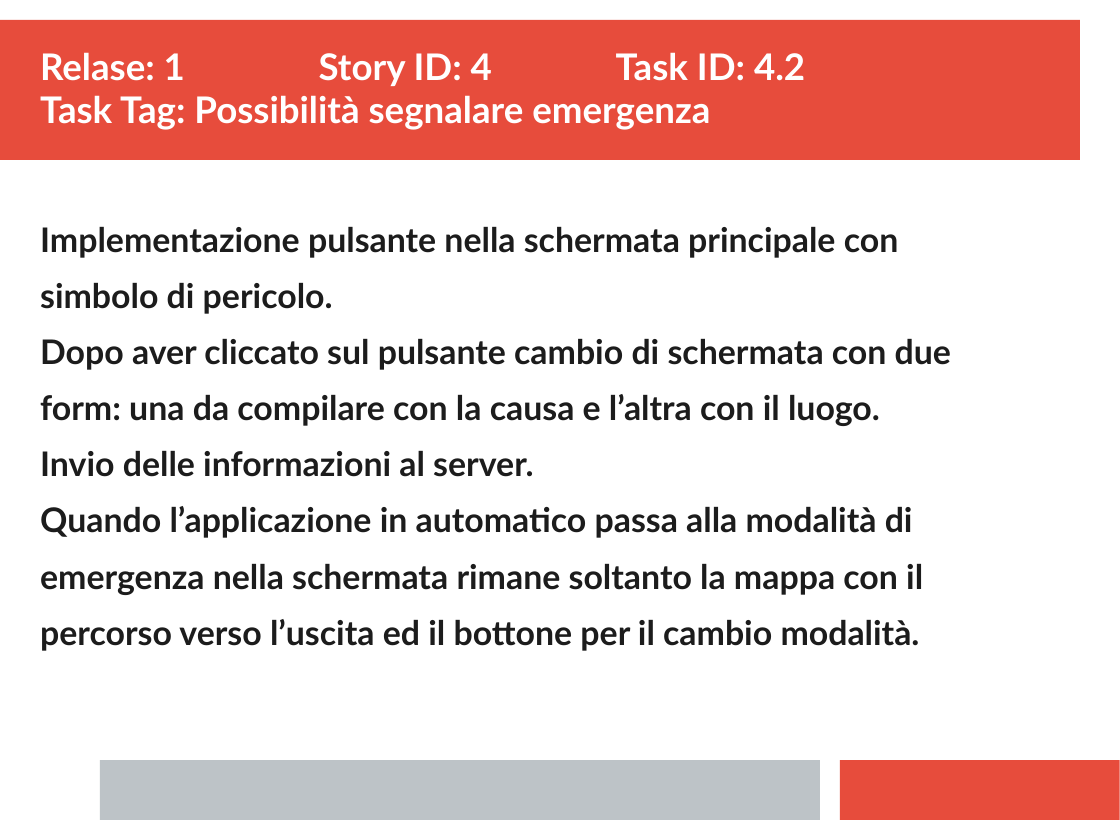
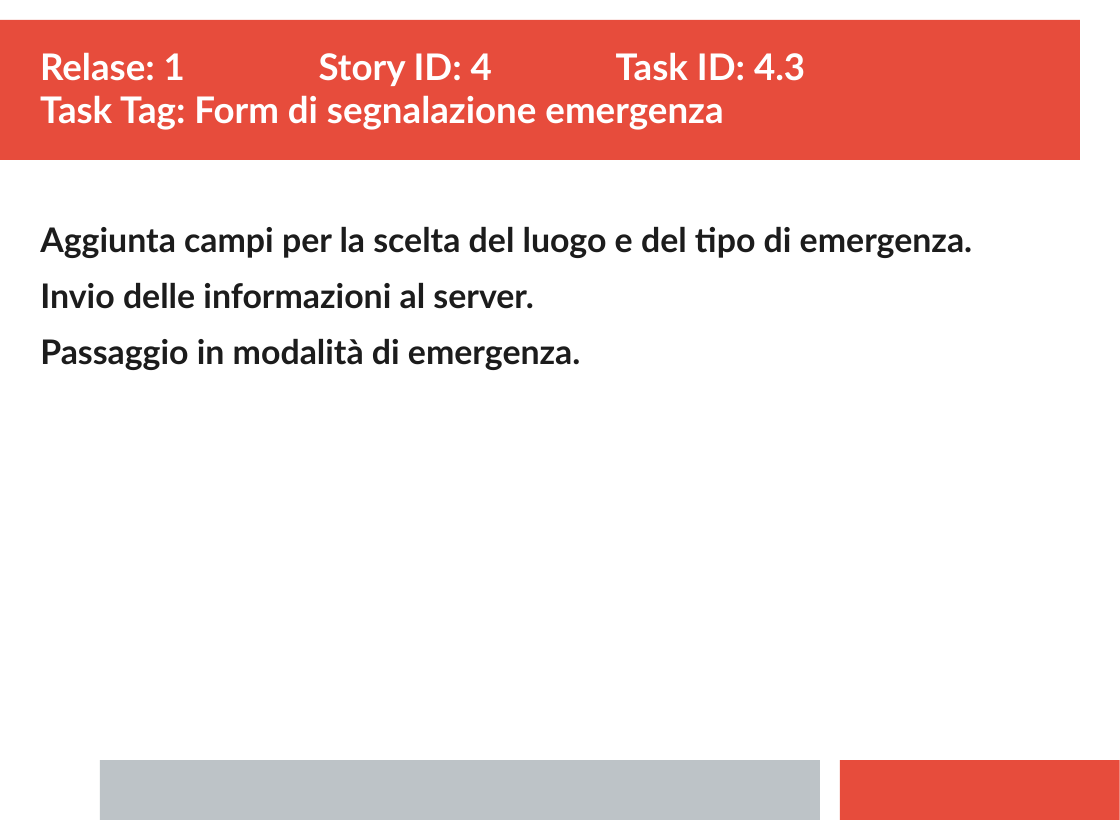
Before and after one commit to ecorradini/ProgettoIDS, a slide deck: slide 3 of AnalisiRequisiti/TaskGestioneOrdinaria.ppt. Drawn at 1120x840 pixels with LibreOffice and Linux fonts; fonts in the diff are those of the drawing. Boxes give left, top, right and bottom in pixels: in the first picture for what was removed or moved away, otherwise in the second. Text is boxed around its words. In the diff, an @@ line names an element or a change of style, - is before the commit and + after.

Commit message:
FINE TASK

```diff
--- a/AnalisiRequisiti/TaskGestioneOrdinaria.ppt
+++ b/AnalisiRequisiti/TaskGestioneOrdinaria.ppt
@@ text at <box>40,52,805,130</box>: text changed @@
-Relase: 1 Story ID: 4 Task ID: 4.2
-Task Tag: Possibilità segnalare emergenza
+Relase: 1 Story ID: 4 Task ID: 4.3
+Task Tag: Form di segnalazione emergenza
@@ text at <box>40,227,973,258</box>: text changed @@
-Implementazione pulsante nella schermata principale con
-simbolo di pericolo.
-Dopo aver cliccato sul pulsante cambio di schermata con due
-form: una da compilare con la causa e l’altra con il luogo.
+Aggiunta campi per la scelta del luogo e del tipo di emergenza.
@@ text at <box>40,339,580,370</box>: text changed @@
-Quando l’applicazione in automatico passa alla modalità di
-emergenza nella schermata rimane soltanto la mappa con il
-percorso verso l’uscita ed il bottone per il cambio modalità.
+Passaggio in modalità di emergenza.
```
Also in this commit, not shown: 2 other slides changed, 1 slide added, 1 slide removed, 3 other files.
